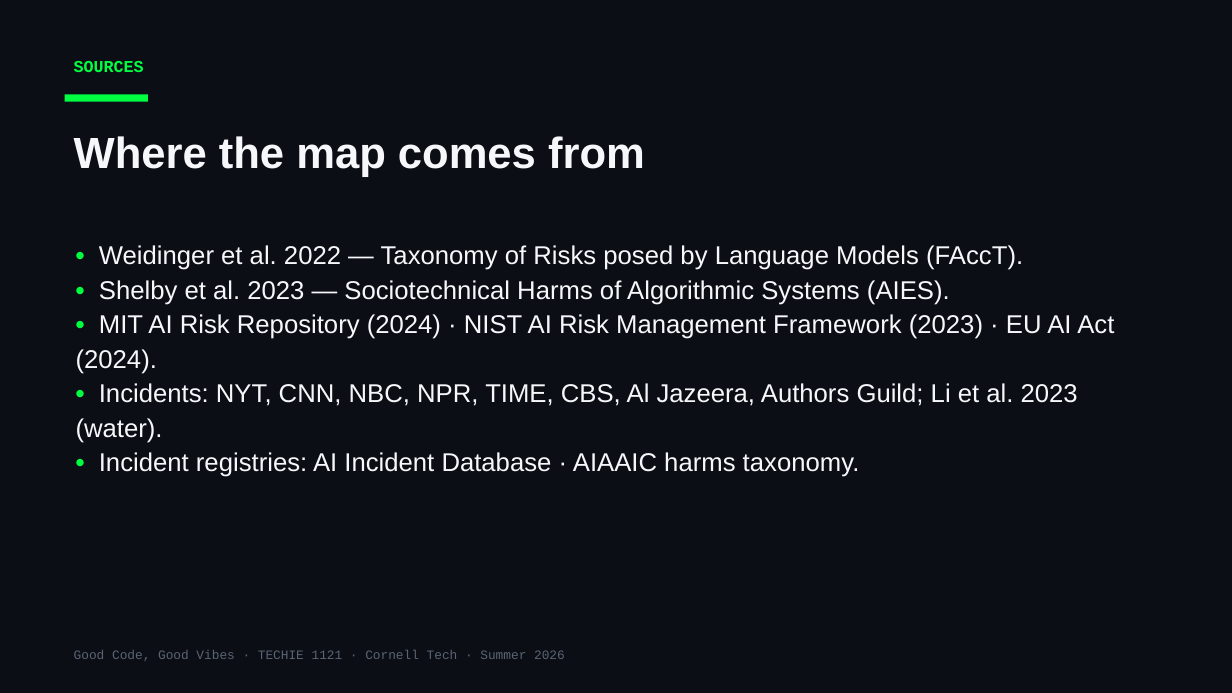
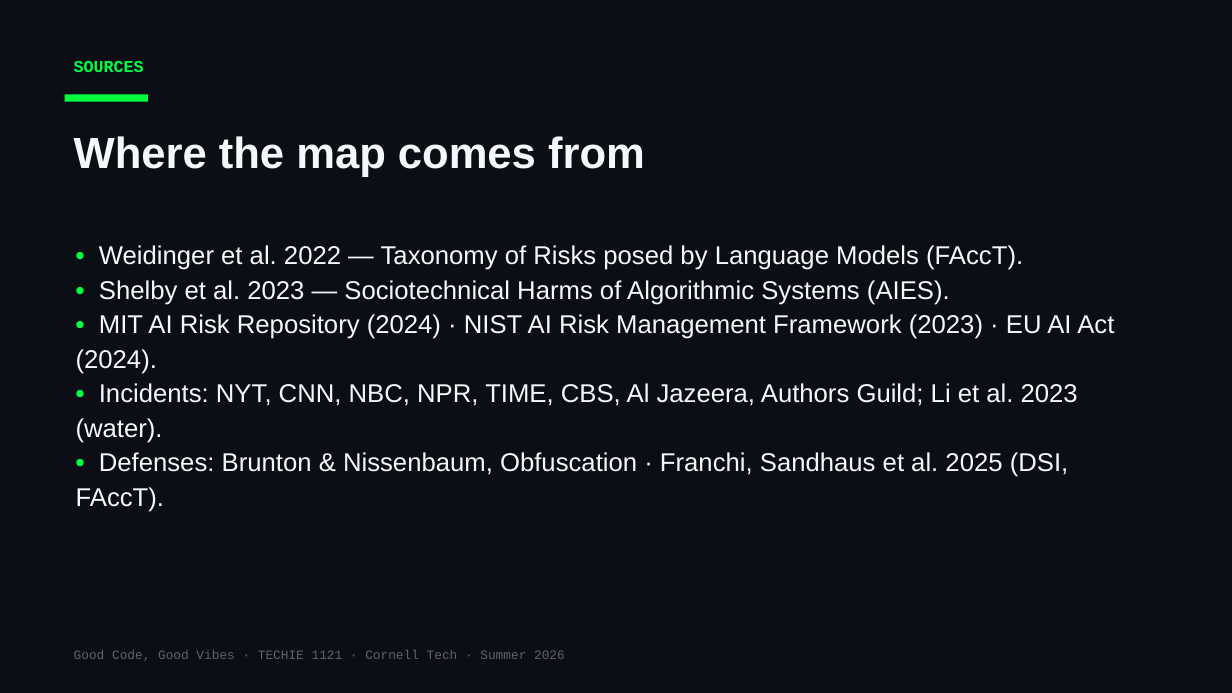
Before and after one commit to Cornell-Tech-Vibe-Coding-Summer-2026/website, a slide deck: slide 18 of slides/Week2-Wed-AI-Against-AI.pptx (slide 12 before the commit). Drawn at 1232x693 pixels with LibreOffice and Linux fonts; fonts in the diff are those of the drawing. Boxes give left, top, right and bottom in pixels: in the first picture for what was removed or moved away, otherwise in the second. Text is boxed around its words. In the diff, an @@ line names an element or a change of style, - is before the commit and + after.

```diff
--- a/slides/Week2-Wed-AI-Against-AI.pptx
+++ b/slides/Week2-Wed-AI-Against-AI.pptx
@@ text at <box>76,452,1069,512</box>: text changed @@
-• Incident registries: AI Incident Database · AIAAIC harms taxonomy.
+• Defenses: Brunton & Nissenbaum, Obfuscation · Franchi, Sandhaus et al. 2025 (DSI, FAccT).
```
Also in this commit, not shown: 8 other slides changed, 7 slides added, 1 slide removed, 2 other files.
